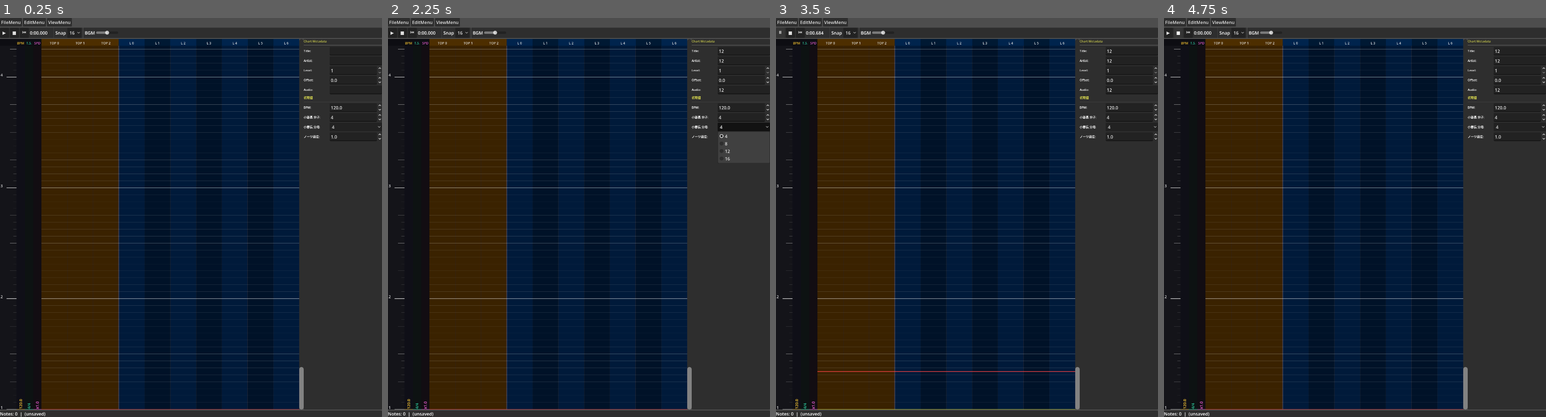
Above: before the commit, frames 1-4 (left to right).
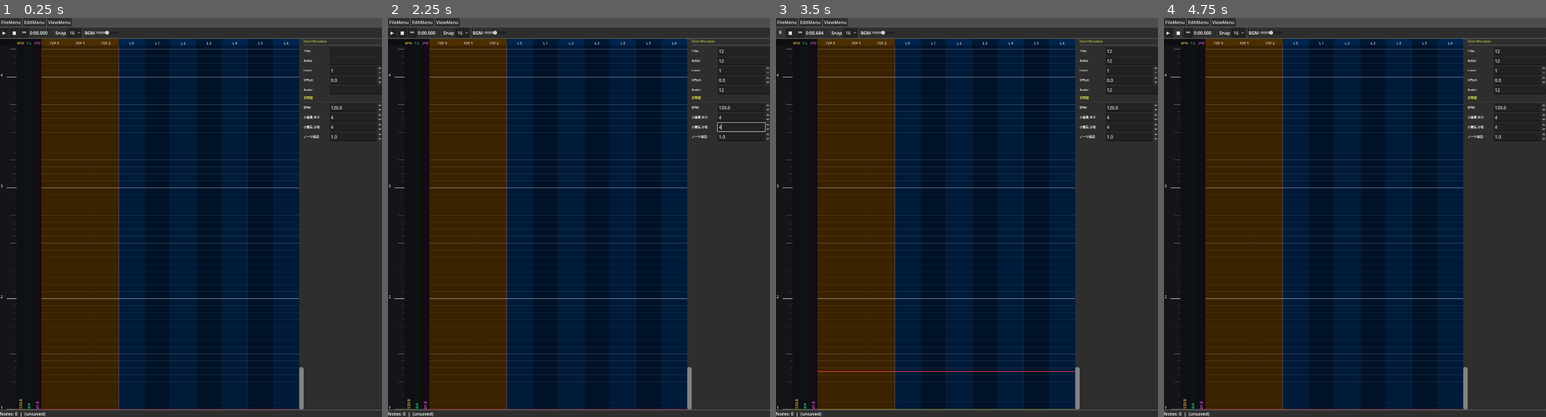
Above: after the commit, the same moments.

Repository: t1a1k1u1/hockey-chart-editor
Game: Godot game, scene res://scenes/ChartEditor.tscn
Two runs of this game, one before a commit and one after it. Both use one fixed random seed, a clock stepped at 60 frames per second and the inputs below.
Inputs (mouse positions are in pixels of both pictures, inside the frame that each line leads up to):
- Up to frame 1 (0.25 s): no input
- Up to frame 2 (2.25 s): click (743, 49) at 0.52 s; type "12" at 0.6 s; click (743, 61) at 0.75 s; type "12" at 0.83 s; click (743, 89) at 0.98 s; type "12" at 1.07 s; click "16" at 1.25 s; click (743, 125) at 2 s, where only the run before the commit has a clickable "4"
- Up to frame 3 (3.5 s): click "▶" at 2.75 s
- Up to frame 4 (4.75 s): click "⏸" at 3.5 s; click "■" at 4.25 s

The runs differ from the first frame. In frame 1, less than 0.1% of the frame differs, in the area x 86-100%, y 26-29%; in frame 2, 0.4%, in the area x 86-100%, y 26-36%; in frame 3, less than 0.1%; in frame 4, less than 0.1%.

Commit message:
feat: 小節長の分母をセレクタからSpinBoxに変更
Co-Authored-By: Claude Sonnet 4.6 <noreply@anthropic.com>

Diff:
--- a/scenes/ChartEditor.tscn
+++ b/scenes/ChartEditor.tscn
@@ -1,9 +1,9 @@
-[gd_scene format=3]
-
-[ext_resource type="Script" path="res://scripts/ChartEditorMain.gd" id="1_2vooy"]
-[ext_resource type="Script" path="res://scripts/Timeline.gd" id="2_0874k"]
-[ext_resource type="Script" path="res://scripts/PropertyPanel.gd" id="3_2pvn5"]
-[ext_resource type="Script" path="res://scripts/AudioPlayer.gd" id="4_s83rv"]
+[gd_scene format=3 uid="uid://ciexmvkhwh4v2"]
+
+[ext_resource type="Script" uid="uid://r5xwkl560kbt" path="res://scripts/ChartEditorMain.gd" id="1_2vooy"]
+[ext_resource type="Script" uid="uid://b6dg5ghuwt5il" path="res://scripts/Timeline.gd" id="2_0874k"]
+[ext_resource type="Script" uid="uid://baiksiu1ajjhp" path="res://scripts/PropertyPanel.gd" id="3_2pvn5"]
+[ext_resource type="Script" uid="uid://b507c0svovtec" path="res://scripts/AudioPlayer.gd" id="4_s83rv"]
 
 [node name="ChartEditor" type="Node" unique_id=2105775261]
 script = ExtResource("1_2vooy")
--- a/scripts/PropertyPanel.gd
+++ b/scripts/PropertyPanel.gd
@@ -186,17 +186,13 @@
 	num_spin.value = tc0.get("numerator", 4)
 	num_spin.value_changed.connect(_on_ts_field_changed.bind(0, "numerator"))
 	_build_row("小節長 分子:", num_spin)
-	var den_opt = OptionButton.new()
-	den_opt.add_item("4", 0)
-	den_opt.add_item("8", 1)
-	den_opt.add_item("12", 2)
-	den_opt.add_item("16", 3)
-	var denoms = [4, 8, 12, 16]
-	var den_idx = denoms.find(tc0.get("denominator", 4))
-	if den_idx >= 0:
-		den_opt.selected = den_idx
-	den_opt.item_selected.connect(_on_ts_denom_selected.bind(0))
-	_build_row("小節長 分母:", den_opt)
+	var den_spin = SpinBox.new()
+	den_spin.min_value = 1
+	den_spin.max_value = 64
+	den_spin.step = 1
+	den_spin.value = tc0.get("denominator", 4)
+	den_spin.value_changed.connect(_on_ts_field_changed.bind(0, "denominator"))
+	_build_row("小節長 分母:", den_spin)
 
 	# ノーツ速度 → speed_changes[0].speed
 	var speed_changes = meta.get("speed_changes", [{"time": 0.0, "speed": 1.0}])
@@ -280,17 +276,13 @@
 	num_spin.value_changed.connect(_on_ts_field_changed.bind(_selected_time_sig_change_index, "numerator"))
 	_build_row("分子:", num_spin)
 
-	var den_opt = OptionButton.new()
-	den_opt.add_item("4", 0)
-	den_opt.add_item("8", 1)
-	den_opt.add_item("12", 2)
-	den_opt.add_item("16", 3)
-	var denoms = [4, 8, 12, 16]
-	var den_idx = denoms.find(tc.get("denominator", 4))
-	if den_idx >= 0:
-		den_opt.selected = den_idx
-	den_opt.item_selected.connect(_on_ts_denom_selected.bind(_selected_time_sig_change_index))
-	_build_row("分母:", den_opt)
+	var den_spin = SpinBox.new()
+	den_spin.min_value = 1
+	den_spin.max_value = 64
+	den_spin.step = 1
+	den_spin.value = tc.get("denominator", 4)
+	den_spin.value_changed.connect(_on_ts_field_changed.bind(_selected_time_sig_change_index, "denominator"))
+	_build_row("分母:", den_spin)
 
 	if _selected_time_sig_change_index > 0:
 		var hint = Label.new()
Not shown, added: scripts/SupabaseDownloader.gd.uid
